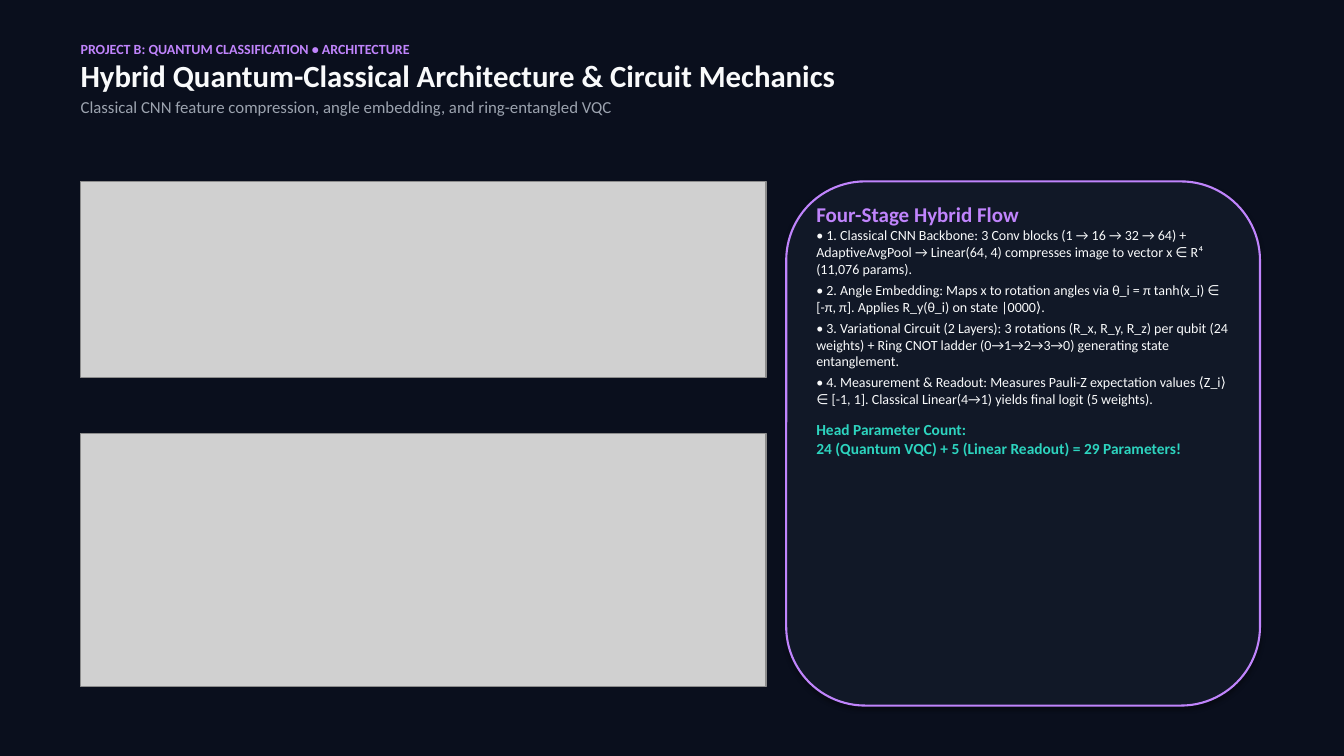
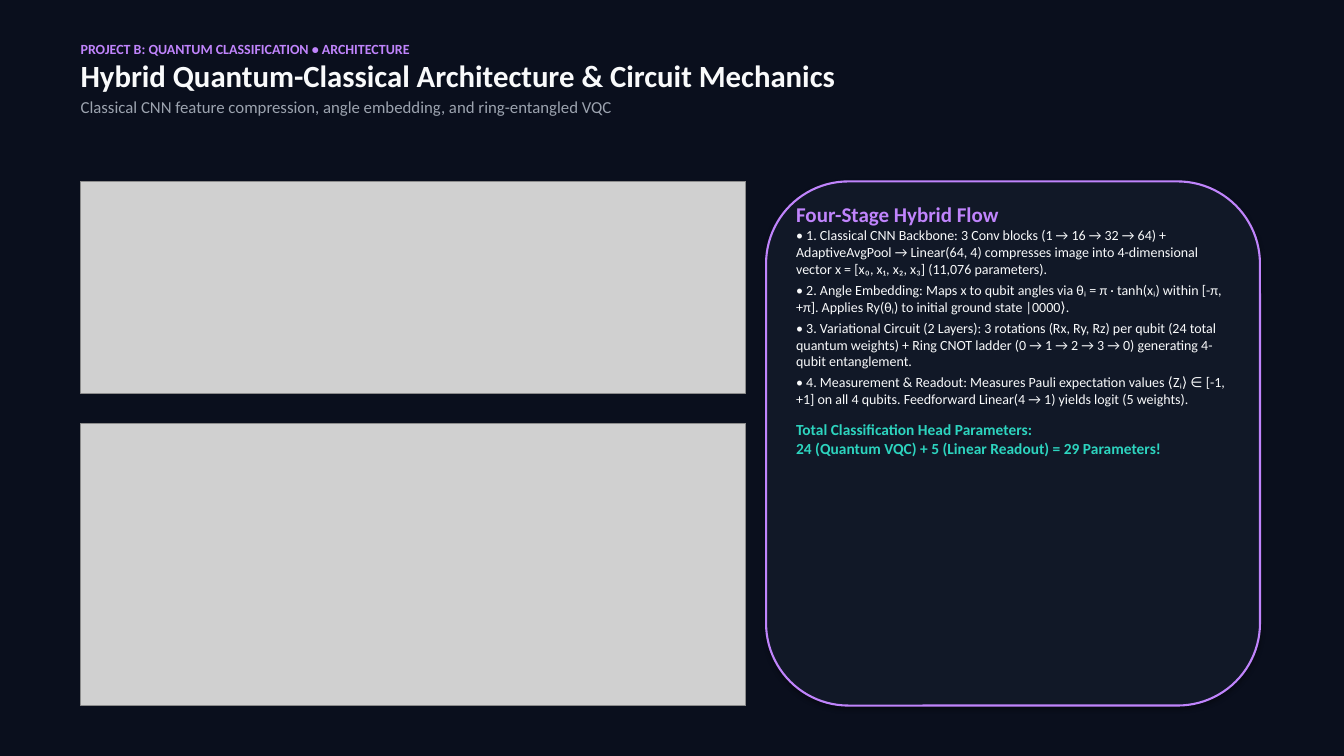
Before and after one commit to AdityaSahrawat/quantum-medical-image-classification, a slide deck: slide 10 of presentation/combined_presentation.pptx. Drawn at 1344x756 pixels with LibreOffice and Linux fonts; fonts in the diff are those of the drawing; grey boxes stand for pictures. Boxes give left, top, right and bottom in pixels: in the first picture for what was removed or moved away, otherwise in the second. Text is boxed around its words. In the diff, an @@ line names an element or a change of style, - is before the commit and + after.

Commit message:
updated presentation

```diff
--- a/presentation/combined_presentation.pptx
+++ b/presentation/combined_presentation.pptx
@@ picture: place and size @@
-picture at <box>81,181,766,377</box>
+picture at <box>81,181,746,393</box>
@@ rounded rectangle: place and size @@
-rounded rectangle at <box>786,181,1260,706</box>
+rounded rectangle at <box>766,181,1260,706</box>
@@ text "Four-Stage Hybrid Flow": place and size @@
-text "Four-Stage Hybrid Flow" at <box>816,207,1228,456</box>
+text "Four-Stage Hybrid Flow" at <box>796,207,1225,456</box>
@@ text at <box>796,230,1225,456</box>: text changed @@
-• 1. Classical CNN Backbone: 3 Conv blocks (1 → 16 → 32 → 64) + AdaptiveAvgPool → Linear(64, 4) compresses image to vector x ∈ R⁴ (11,076 params).
-• 2. Angle Embedding: Maps x to rotation angles via θ_i = π tanh(x_i) ∈ [-π, π]. Applies R_y(θ_i) on state |0000⟩.
-• 3. Variational Circuit (2 Layers): 3 rotations (R_x, R_y, R_z) per qubit (24 weights) + Ring CNOT ladder (0→1→2→3→0) generating state entanglement.
-• 4. Measurement & Readout: Measures Pauli-Z expectation values ⟨Z_i⟩ ∈ [-1, 1]. Classical Linear(4→1) yields final logit (5 weights).
-Head Parameter Count:
-24 (Quantum VQC) + 5 (Linear Readout) = 29 Parameters!
+• 1. Classical CNN Backbone: 3 Conv blocks (1 → 16 → 32 → 64) + AdaptiveAvgPool → Linear(64, 4) compresses image into 4-dimensional vector x = [x₀, x₁, x₂, x₃] (11,076 parameters).
+• 2. Angle Embedding: Maps x to qubit angles via θᵢ = π · tanh(xᵢ) within [-π, +π]. Applies Ry(θᵢ) to initial ground state |0000⟩.
+• 3. Variational Circuit (2 Layers): 3 rotations (Rx, Ry, Rz) per qubit (24 total quantum weights) + Ring CNOT ladder (0 → 1 → 2 → 3 → 0) generating 4-qubit entanglement.
+• 4. Measurement & Readout: Measures Pauli expectation values ⟨Zᵢ⟩ ∈ [-1, +1] on all 4 qubits. Feedforward Linear(4 → 1) yields logit (5 weights).
+Total Classification Head Parameters:
+24 (Quantum VQC) + 5 (Linear Readout) = 29 Parameters!
@@ picture: place and size @@
-picture at <box>81,434,766,687</box>
+picture at <box>81,423,746,706</box>
```
Also in this commit, not shown: 10 other slides changed, 6 other files.
